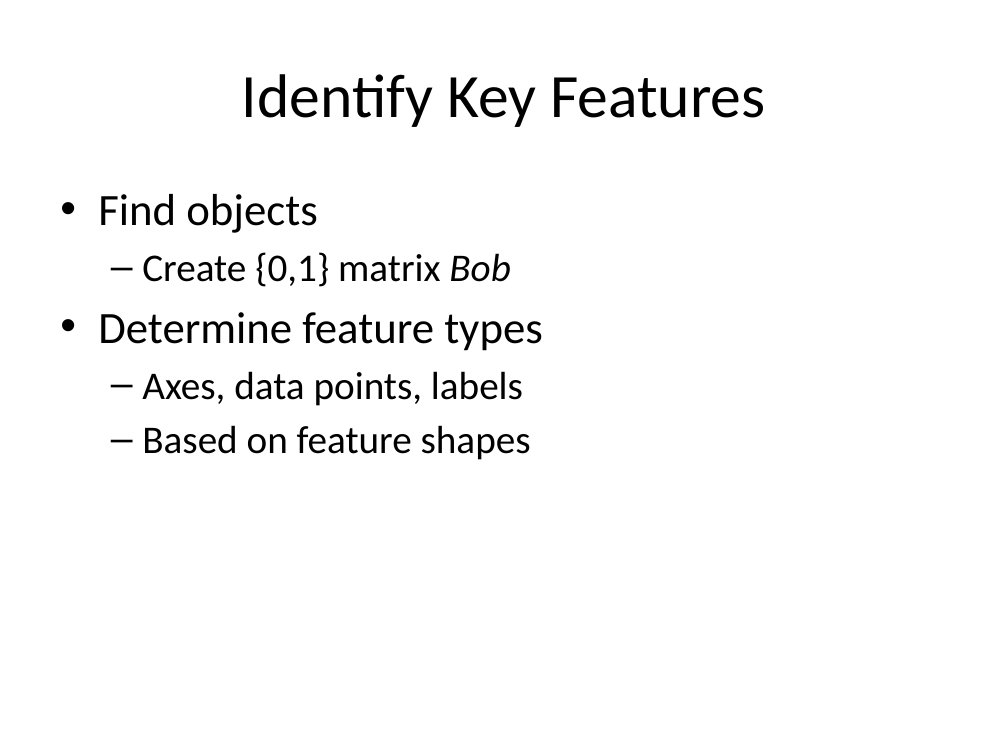
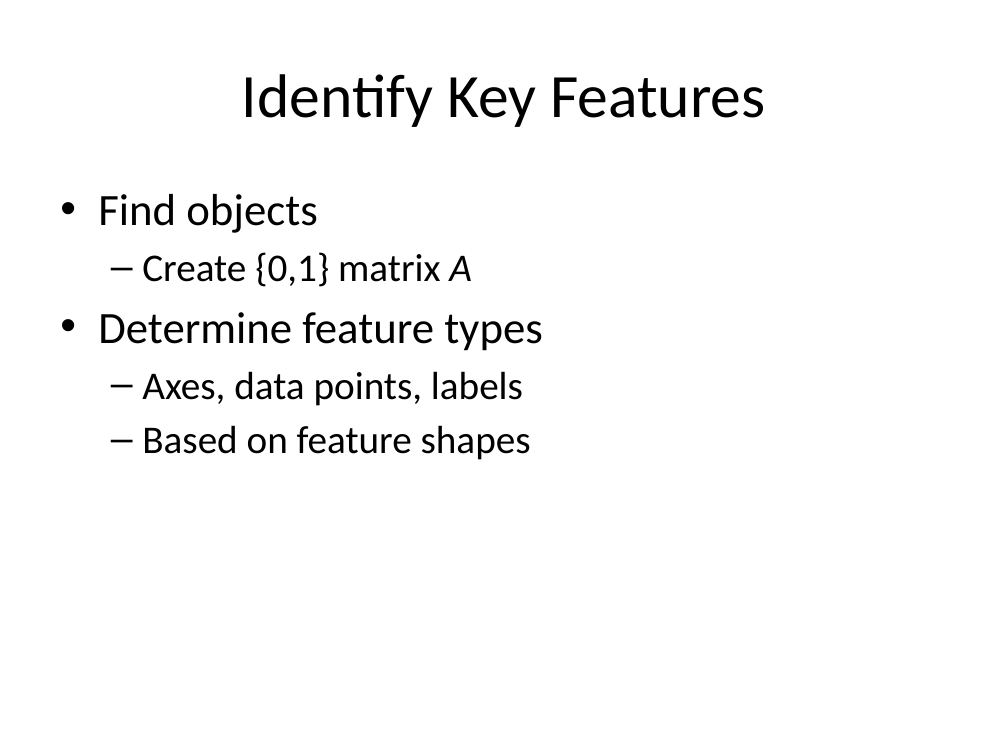
Before and after one commit to efriesen/CS270-Visualization, a slide deck: slide 4 of CS270-Presentation.pptx. Drawn at 1008x756 pixels with LibreOffice and Linux fonts; fonts in the diff are those of the drawing. Boxes give left, top, right and bottom in pixels: in the first picture for what was removed or moved away, otherwise in the second. Text is boxed around its words. In the diff, an @@ line names an element or a change of style, - is before the commit and + after.

```diff
--- a/CS270-Presentation.pptx
+++ b/CS270-Presentation.pptx
@@ text at (142,252,472,287): text changed @@
-  – Create {0,1} matrix Bob
+  – Create {0,1} matrix A
```
Also in this commit, not shown: 3 other slides changed, 1 slide removed.
